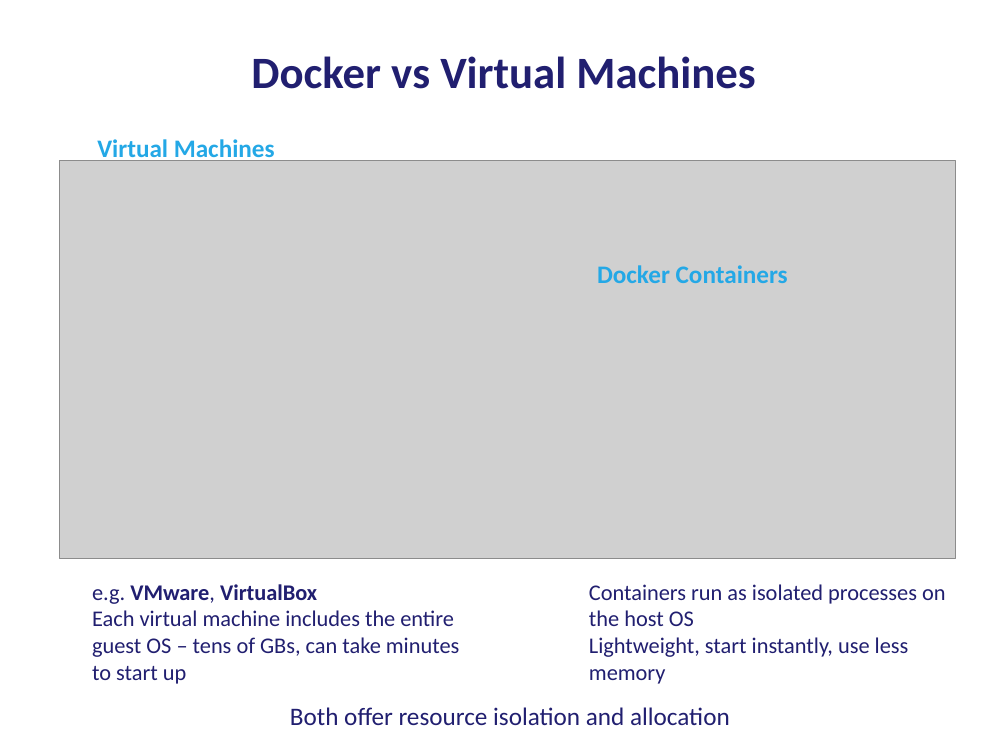
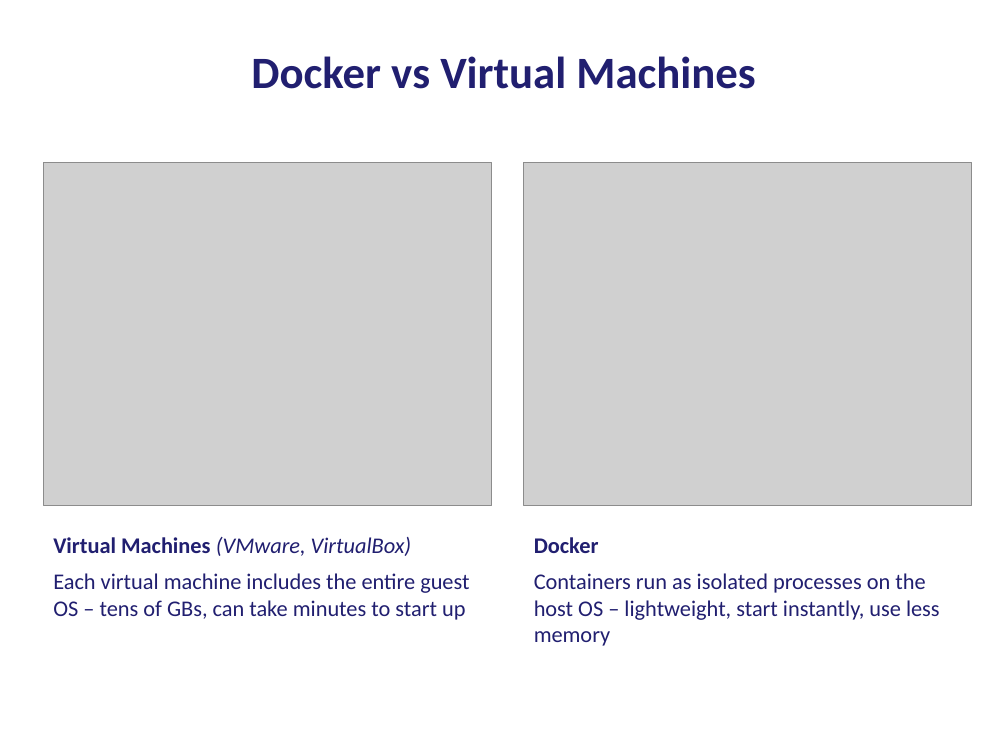
Before and after one commit to bioinformatics-core-shared-training/docker-4-bioinformatics, a slide deck: slide 8 of IntroductionToDocker.pptx (slide 6 before the commit). Drawn at 1008x756 pixels with LibreOffice and Linux fonts; fonts in the diff are those of the drawing; grey boxes stand for pictures. Boxes give left, top, right and bottom in pixels: in the first picture for what was removed or moved away, otherwise in the second. Text is boxed around its words. In the diff, an @@ line names an element or a change of style, - is before the commit and + after.

Commit message:
Added slides showing some basic docker commands and how to build an image

```diff
--- a/IntroductionToDocker.pptx
+++ b/IntroductionToDocker.pptx
@@ text removed at (97,139,275,163) @@
-Virtual Machines
@@ picture added at (43,162,492,506) @@
@@ picture: place and size @@
-picture at (59,160,956,558)
+picture at (524,162,973,505)
@@ text removed at (597,265,788,283) @@
-Docker Containers
@@ text "Virtual Machines (VMware, VirtualBox)": place and size @@
-text "Virtual Machines (VMware, VirtualBox)" at (92,584,459,684)
+text "Virtual Machines (VMware, VirtualBox)" at (53,537,469,620)
@@ text at (53,537,412,556): text changed; bold off; italic on @@
-e.g. VMware, VirtualBox
+Virtual Machines (VMware, VirtualBox)
@@ text at (534,537,940,646): text changed @@
-Containers run as isolated processes on the host OS
-Lightweight, start instantly, use less memory
+Docker
+Containers run as isolated processes on the host OS – lightweight, start instantly, use less memory
@@ text at (53,573,469,620): more space between paragraphs @@
@@ text removed at (290,707,730,725) @@
-Both offer resource isolation and allocation
```
Also in this commit, not shown: 8 other slides changed, 2 slides added.
